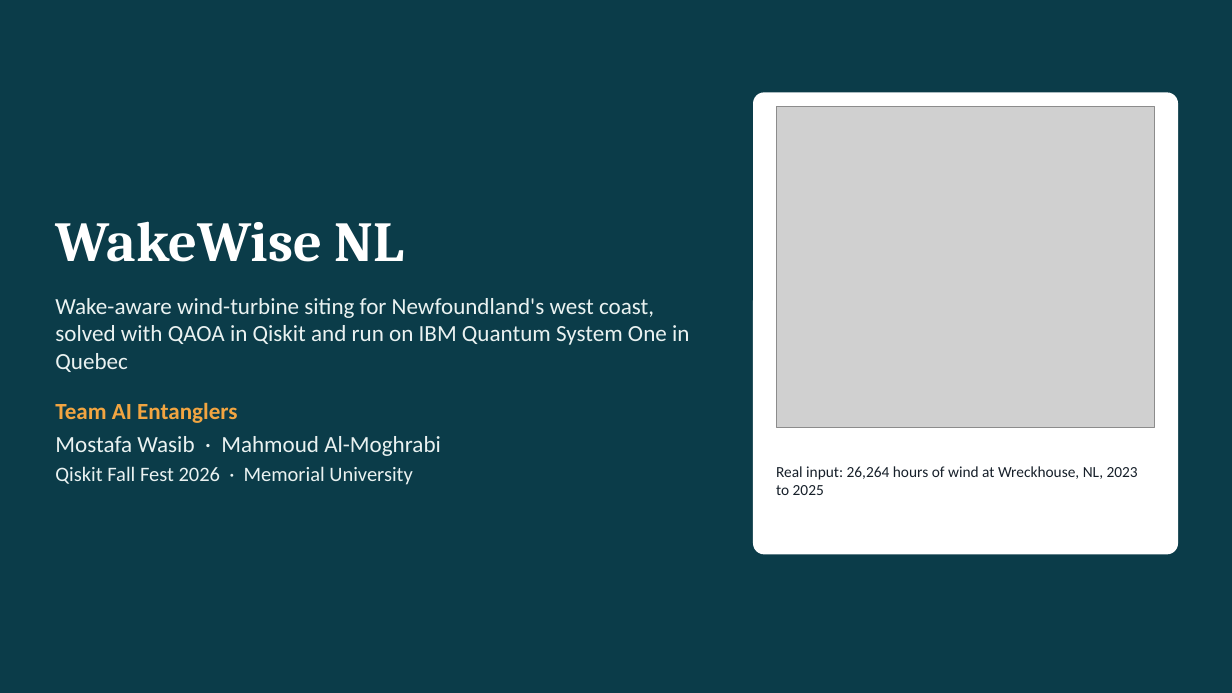
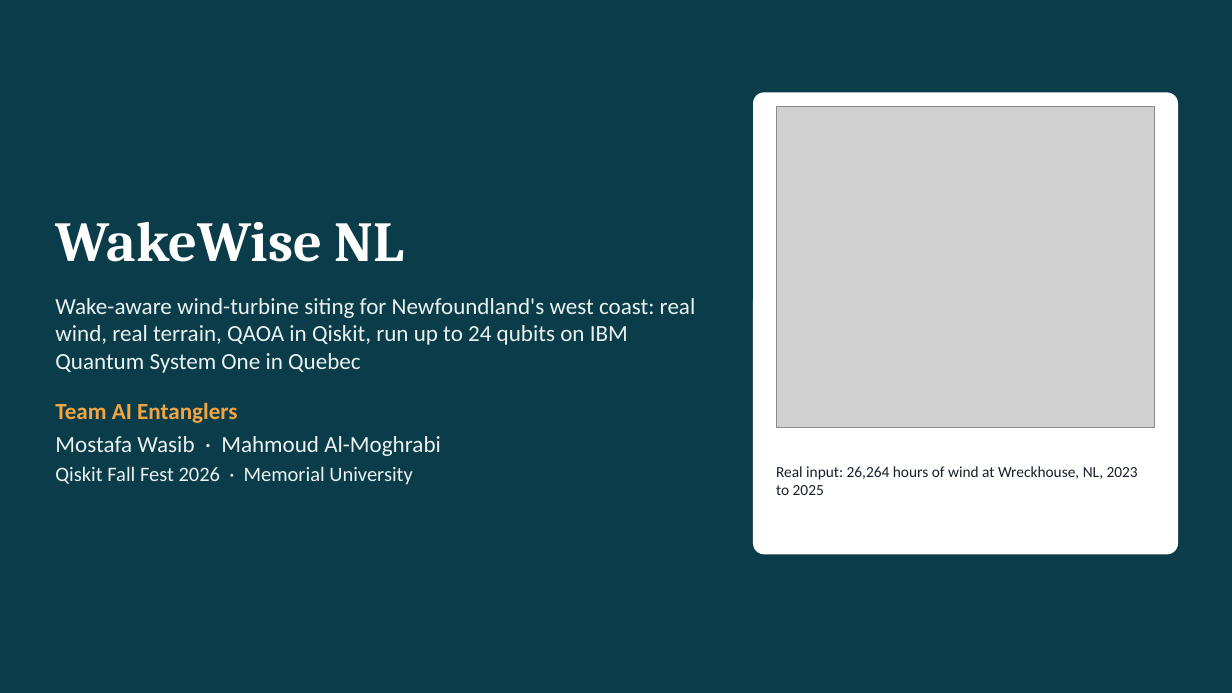
Before and after one commit to mrw-soumik/Qiskit-AI-Entanglers-, a slide deck: slide 1 of slides/WakeWise_NL_AI_Entanglers.pptx. Drawn at 1232x693 pixels with LibreOffice and Linux fonts; fonts in the diff are those of the drawing; grey boxes stand for pictures. Boxes give left, top, right and bottom in pixels: in the first picture for what was removed or moved away, otherwise in the second. Text is boxed around its words. In the diff, an @@ line names an element or a change of style, - is before the commit and + after.

```diff
--- a/slides/WakeWise_NL_AI_Entanglers.pptx
+++ b/slides/WakeWise_NL_AI_Entanglers.pptx
@@ text at (x1=55, y1=298, x2=696, y2=373): text changed @@
-Wake-aware wind-turbine siting for Newfoundland's west coast, solved with QAOA in Qiskit and run on IBM Quantum System One in Quebec
+Wake-aware wind-turbine siting for Newfoundland's west coast: real wind, real terrain, QAOA in Qiskit, run up to 24 qubits on IBM Quantum System One in Quebec
```
Also in this commit, not shown: 8 other slides changed, 2 slides added, 1 slide removed, 32 other files.
